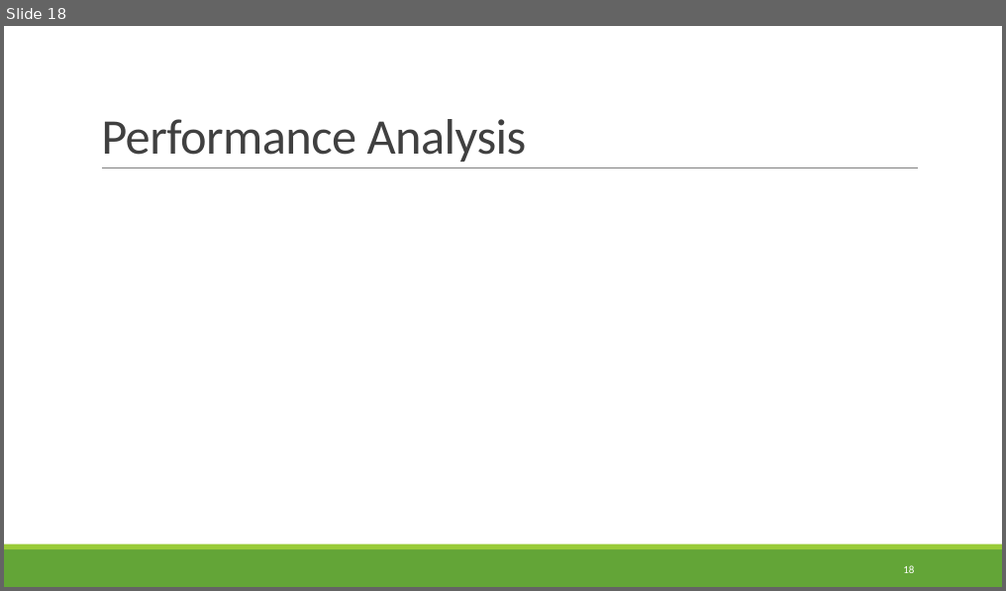
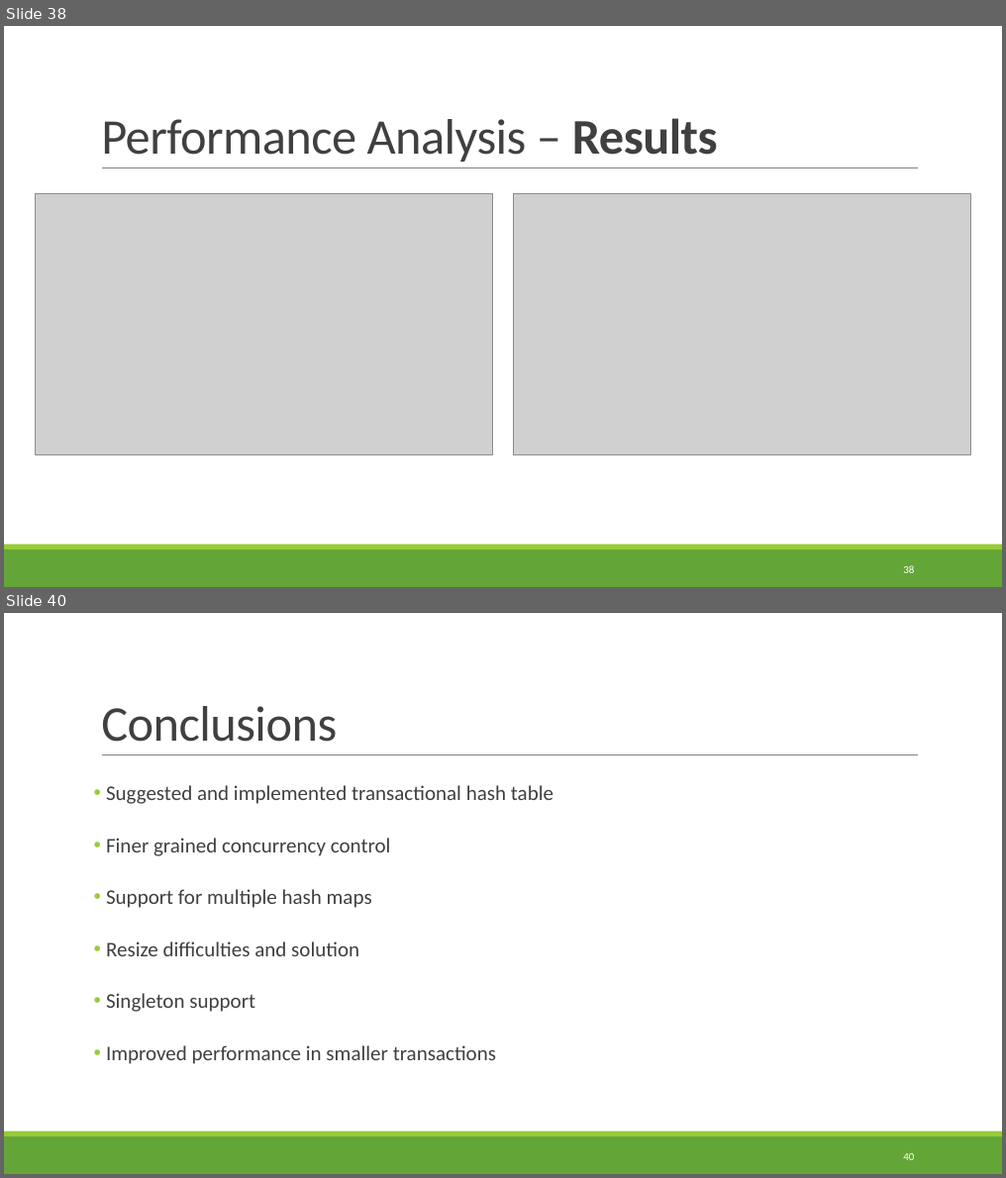
Before and after one commit to itssapir/TXHashMap, a slide deck: Docs/Presentation_final.pptx. Shown one above the other, each under a label of ours: slide 18 before the commit, slides 38 and 40 after it; the slides between them are not shown. The pictures are 1006x591 and 1006x1178 pixels, drawn with LibreOffice and Linux fonts; fonts in the diff are those of the drawing; grey boxes stand for pictures. Boxes give left, top, right and bottom in pixels: in the first picture for what was removed or moved away, otherwise in the second. Text is boxed around its words. In the diff, an @@ line names an element or a change of style, - is before the commit and + after.

```diff
--- a/Docs/Presentation_final.pptx
+++ b/Docs/Presentation_final.pptx
@@ slide 40 added at [4,613,1002,1174], background #FFFFFF; not listed: 3 template elements that a slide beside it also shows @@
@@ title added at [101,706,337,742], 48 pt, text #404040 @@
+Conclusions
@@ text added at [106,785,553,1064], 20 pt, text #404040 @@
+• Suggested and implemented transactional hash table
+• Finer grained concurrency control
+• Support for multiple hash maps
+• Resize difficulties and solution
+• Singleton support
+• Improved performance in smaller transactions
@@ page number added at [903,1154,914,1160], 10.5 pt, text #FFFFFF @@
+40
@@ what was slide 18 is now slide 38 @@
@@ slide 38 changed as well @@
@@ title at [101,118,718,162]: text changed @@
-Performance Analysis
+Performance Analysis – Results
@@ picture added at [36,193,493,456] @@
@@ picture added at [514,193,971,456] @@
@@ page number at [903,566,914,573]: text changed @@
-18
+38
```
Also in this commit, not shown: 15 other slides changed, 38 other slides added, 4 slides removed, 6 other files.
